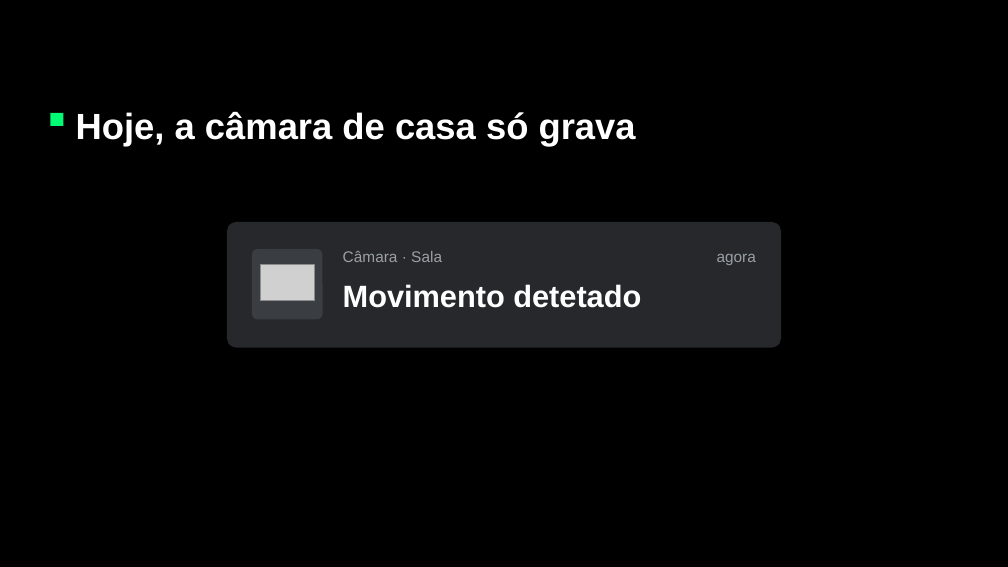
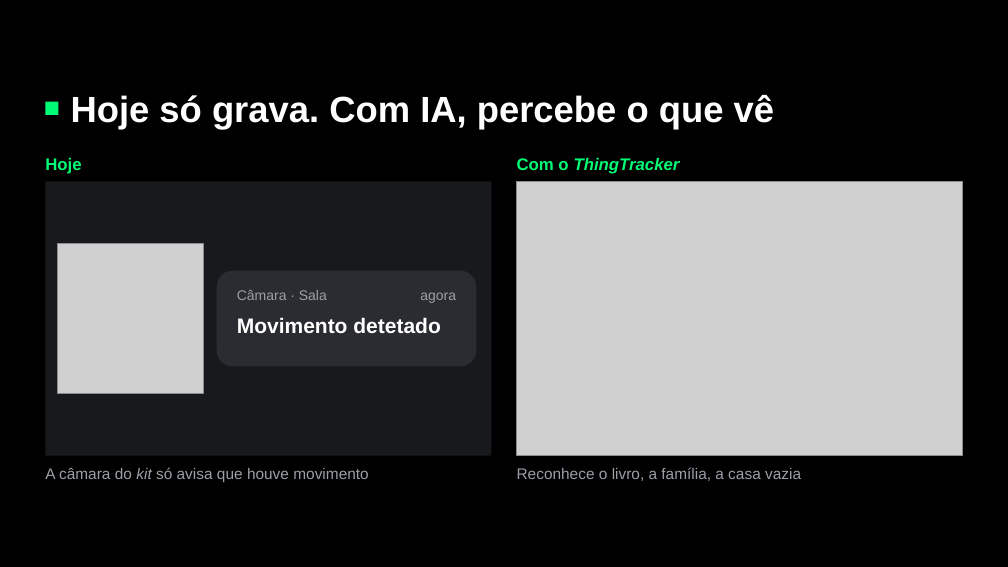
Before and after one commit to F1lipe01/hackathon-techweek, a slide deck: slide 2 of deliverables/deck/ThingTracker - Pitch 5 min.pptx. Drawn at 1008x567 pixels with LibreOffice and Linux fonts; fonts in the diff are those of the drawing; grey boxes stand for pictures; background and template pictures are left out. Boxes give left, top, right and bottom in pixels: in the first picture for what was removed or moved away, otherwise in the second. Text is boxed around its words. In the diff, an @@ line names an element or a change of style, - is before the commit and + after.

```diff
--- a/deliverables/deck/ThingTracker - Pitch 5 min.pptx
+++ b/deliverables/deck/ThingTracker - Pitch 5 min.pptx
@@ text "Hoje só grava. Com IA, ..." at [71,94,774,130]: vertical alignment top to middle @@
@@ rectangle: place and size @@
-rectangle at [50,113,64,126]
+rectangle at [45,102,58,115]
@@ text at [71,94,774,130]: text changed @@
-Hoje, a câmara de casa só grava
+Hoje só grava. Com IA, percebe o que vê
@@ text added at [45,158,81,174], 12 pt, text #00FC75, bold @@
+Hoje
@@ text added at [517,158,680,174], 12 pt, text #00FC75, bold, italic @@
+Com o ThingTracker
@@ rectangle added at [45,181,491,456], fill #17191C @@
@@ picture added at [516,181,962,456] @@
@@ rounded rectangle removed at [227,222,781,348] @@
@@ picture added at [57,244,204,393] @@
@@ rounded rectangle removed at [252,249,323,320] @@
@@ picture removed at [260,264,314,300] @@
@@ rounded rectangle added at [217,271,477,367], fill #2A2C31 @@
@@ text "Câmara · Sala": place and size @@
-text "Câmara · Sala" at [343,251,442,262]
+text "Câmara · Sala" at [237,290,327,300]
@@ text "Câmara · Sala" at [237,290,327,300]: size 11 to 10 pt @@
@@ text "agora" at [420,292,456,303]: size 11 to 10 pt @@
@@ text "agora": place and size @@
-text "agora" at [717,254,756,265]
+text "agora" at [420,292,456,303]
@@ text "Movimento detetado": place and size @@
-text "Movimento detetado" at [343,284,641,308]
+text "Movimento detetado" at [237,317,440,333]
@@ text "Movimento detetado" at [237,317,440,333]: size 22 to 15 pt @@
@@ text added at [45,467,368,482], 11 pt, text #9AA0A6 @@
+A câmara do kit só avisa que houve movimento
@@ text added at [517,467,801,481], 11 pt, text #9AA0A6 @@
+Reconhece o livro, a família, a casa vazia
```
Also in this commit, not shown: 6 other slides changed, 1 slide added, 18 slides removed, 9 other files.
